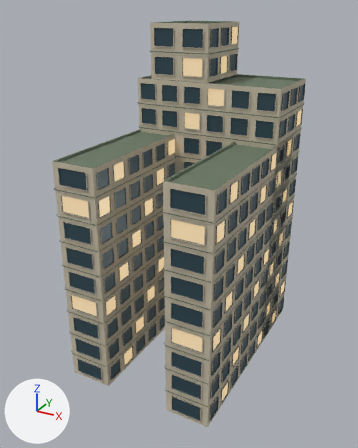
What one commit did to the glTF model public/assets/buildings/city-block-residential.glb.
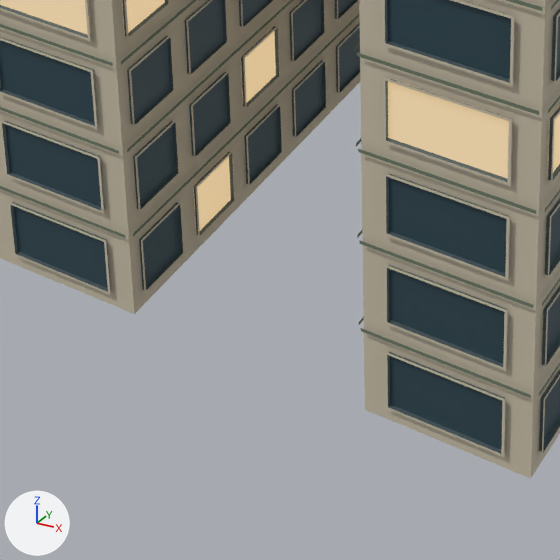
Old and new are each drawn whole from a 50 mm lens placed at (29.2, -54.8, 46.8), pointed at (-0.1, -1.6, 20.2) and again close up on the part from 21% to 60% of the width and 69% to 100% of the height. Lighting does not change. The marker at lower left points along +X, +Y and +Z. The last two pictures show the newer version. Objects named as collision shapes, trigger or cutter boxes, shadow casters or lower levels of detail are left out. Vertices at exactly the same position are counted once.

Objects in the first close-up: 'residential_lod0'.
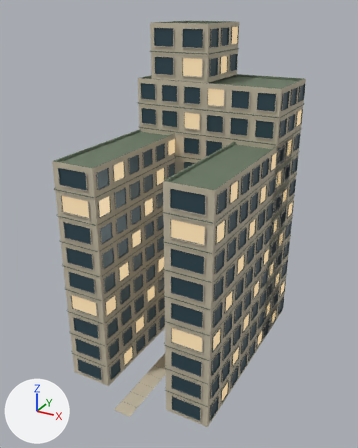
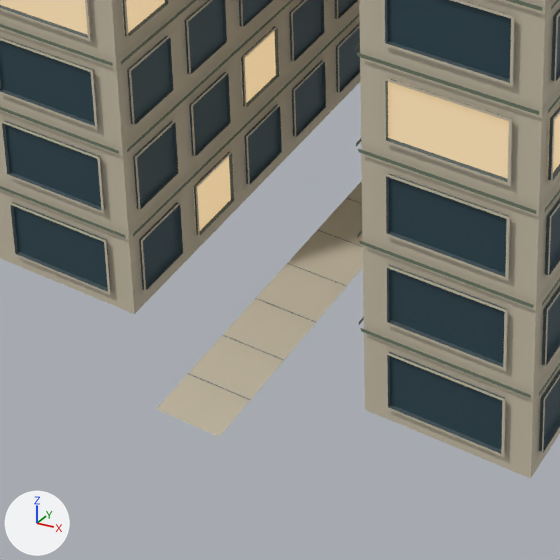
Location of each change, [x1, y1, x2, y2] in pixels of the close-ups (560 x 560 px):
```json
{"part": 1, "of": "me_swcb_residential0_003", "change": "built on", "after": [156, 181, 363, 436]}
```

Edits to the scene script, one JSON object a line:
```json
{"block": "me_swcb_residential0_003", "where": "# used by ob_residential_lod0; location = (0.0, 0.0, 0.0)"}
{"op": "remove", "block": "me_swcb_residential0_003", "code": "me_swcb_residential0_003.from_pydata(...)  # 7792 vertices, 8564 faces; spans x -10.5..10.5, y -13.6..15.9, z 0.0..44.9"}
{"op": "add", "block": "me_swcb_residential0_003", "code": "me_swcb_residential0_003.from_pydata(...)  # 7846 vertices, 8600 faces; spans x -10.5..10.5, y -16.7..15.9, z 0.0..44.9"}
{"block": "me_swcb_residential0_003", "change": "me_swcb_residential0_003 part 1"}
{"block": "me_swcb_residential0_003", "change": "4 vertices are removed from x -1.8..1.8, y 4.9, z 3.1..3.3"}
{"block": "me_swcb_residential0_003", "change": "2 faces are deleted"}
{"block": "me_swcb_residential0_003", "change": "36 vertices are added at x -1.9..1.9, y -16.7..5.0, z 0.2..3.3"}
{"block": "me_swcb_residential0_003", "change": "22 new vertices lie (2.4, 0.0, 0.0) away from vertices in x -1.2, y -16.7..5.0, z 0.2"}
{"block": "me_swcb_residential0_003", "change": "6 new faces join them, mat_swcb_residential_wall (light grey #c9bfa9)"}
{"block": "me_swcb_residential0_003", "change": "2 new faces join them, mat_swcb_residential_roof (greyish green #6b7964)"}
{"block": "me_swcb_residential0_003", "change": "30 new faces join them, mat_swcb_residential_frame (greyish cyan #526267)"}
```
